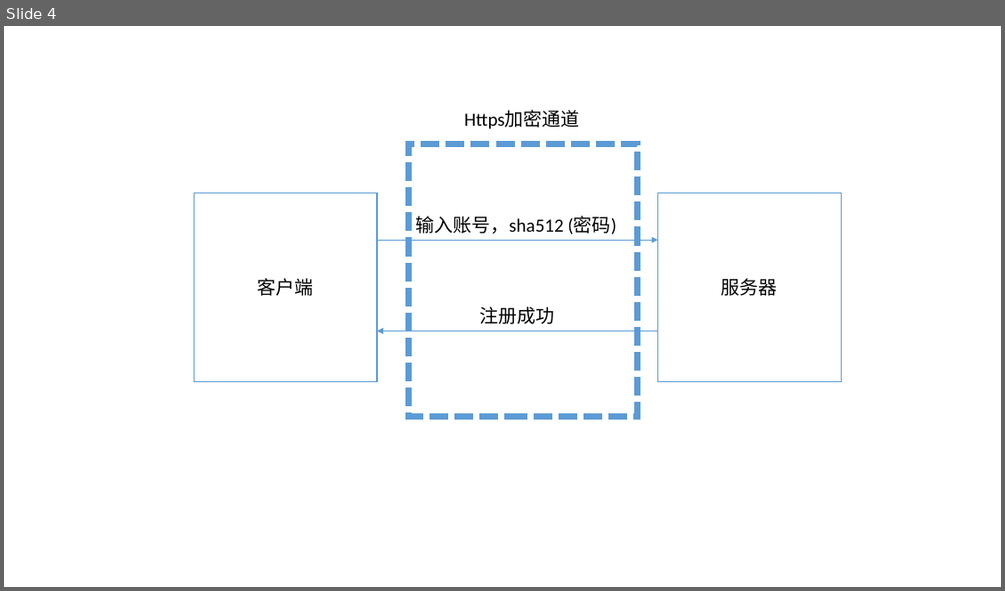
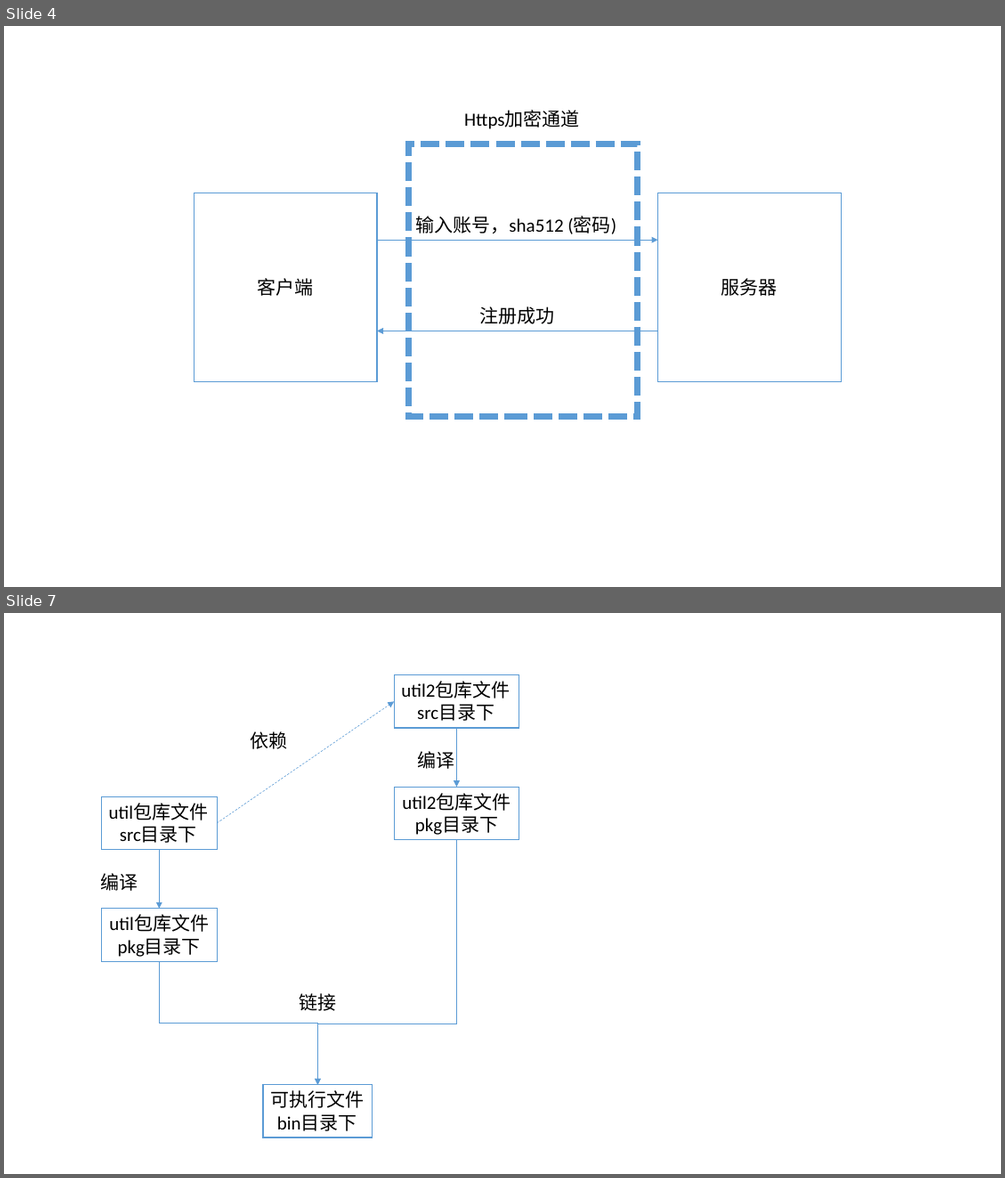
Before and after one commit to yankaics/fishedee.github.io, a slide deck: 图片.pptx. Shown one above the other, each under a label of ours: slide 4 before the commit, slides 4 and 7 after it; the slides between them are not shown. The pictures are 1005x591 and 1005x1178 pixels, drawn with LibreOffice and Linux fonts; fonts in the diff are those of the drawing. Boxes give left, top, right and bottom in pixels: in the first picture for what was removed or moved away, otherwise in the second. Text is boxed around its words. In the diff, an @@ line names an element or a change of style, - is before the commit and + after.

Commit message:
加入golang的编译提速优化

```diff
--- a/图片.pptx
+++ b/图片.pptx
@@ slide 7 added at [4, 613, 1001, 1174], background #FFFFFF @@
@@ group added at [101, 675, 519, 1138]: 5 rectangles, 4 texts, 3 arrows, 2 elbow arrows @@
+可执行文件
+bin目录下
+util包库文件
+src目录下
+util包库文件
+pkg目录下
+编译
+链接
+util2包库文件
+src目录下
+util2包库文件
+pkg目录下
+编译
+依赖
```
Also in this commit, not shown: 2 other slides added, 8 other files.
